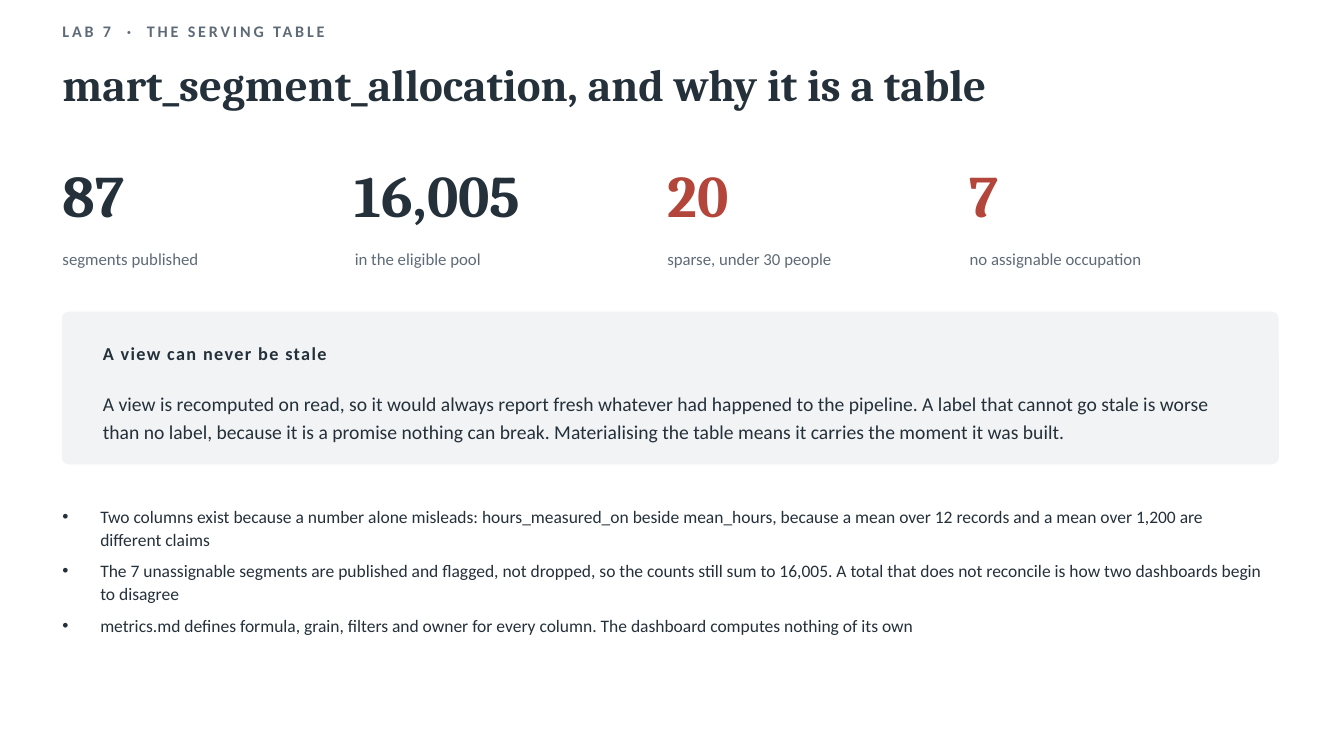
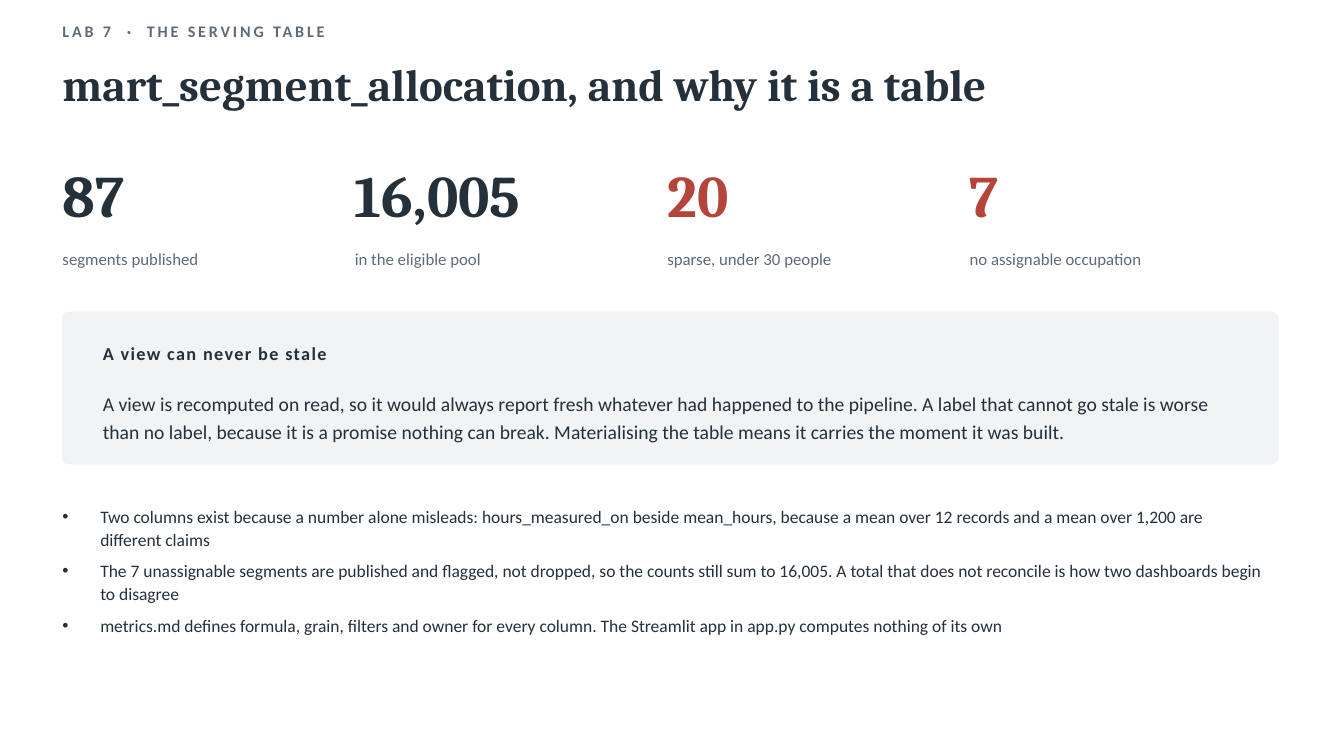
Before and after one commit to zukazudo/dsai6226-data-engineering, a slide deck: slide 30 of presentations/Team_E_Labs_1_to_9.pptx. Drawn at 1344x756 pixels with LibreOffice and Linux fonts; fonts in the diff are those of the drawing. Boxes give left, top, right and bottom in pixels: in the first picture for what was removed or moved away, otherwise in the second. Text is boxed around its words. In the diff, an @@ line names an element or a change of style, - is before the commit and + after.

Commit message:
Make Streamlit the dashboard, and keep the HTML as a static export
app.py is the Lab 7 consumer view. It was built as an app rather than a page
for one of Unit 7's hygiene rules in particular, the drill path: selecting an
occupation narrows the view while the tiles keep showing the pool total, so
narrowing never hides what it is a fraction of.

The reason the first version was static HTML was real and is answered rather
than dropped. DuckDB allows many readers or one writer, and a Streamlit server
is long-lived, so a held connection makes the next ingest fail with Could not
set lock on file. That bites hardest here, because the demonstration this lab
asks for is to break the refresh, run the pipeline and watch the banner clear:
a dashboard that blocks the pipeline cannot perform its own demonstration. The
app copies the warehouse to a temp file, reads the copy and closes it, keyed on
the warehouse modification time. Proven by running a full --reset with the app
serving on 8501.

One bug found on the way. The cache was keyed on a parameter named _mtime, and
Streamlit reads a leading underscore as do not hash this, so the key excluded
the only value it existed for and the page served its first snapshot forever.
It looked correct through a whole pipeline run until the banner refused to
move. The validator now checks for it.

scripts/dashboard.py stays as a static export rather than a second dashboard:
both read the same mart, neither computes a metric, and the export imports its
freshness thresholds from app.py so the two cannot drift.

```diff
--- a/presentations/Team_E_Labs_1_to_9.pptx
+++ b/presentations/Team_E_Labs_1_to_9.pptx
@@ text at <box>100,620,1002,635</box>: text changed @@
-• metrics.md defines formula, grain, filters and owner for every column. The dashboard computes nothing of its own
+• metrics.md defines formula, grain, filters and owner for every column. The Streamlit app in app.py computes nothing of its own
```
Also in this commit, not shown: 2 other slides changed, 8 other files.
